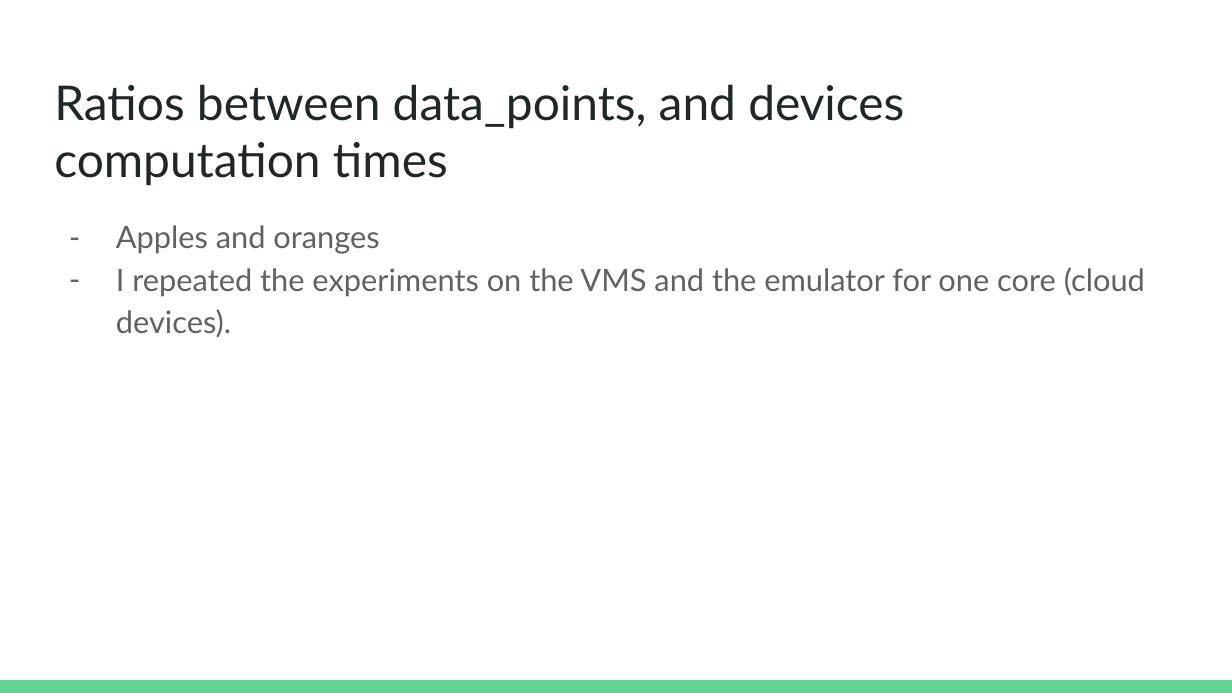
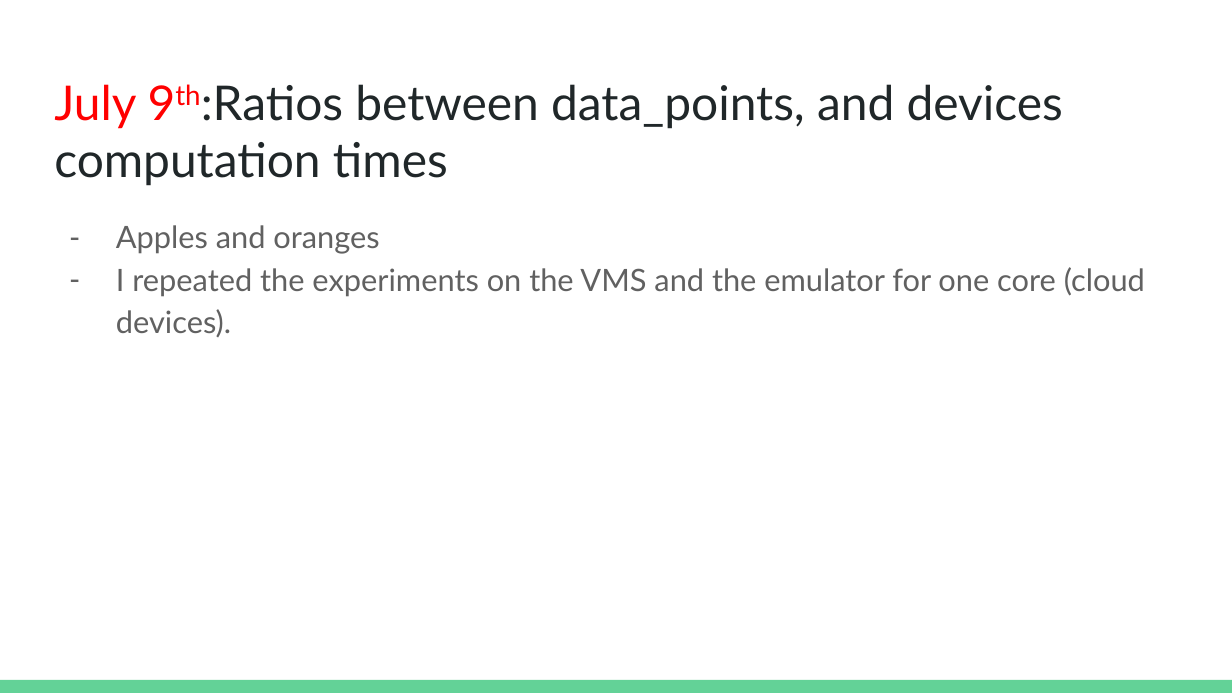
Before and after one commit to radical-group/kartik, a slide deck: slide 36 of WeeklyUpdates/Emulator_performance_metrics.pptx. Drawn at 1232x693 pixels with LibreOffice and Linux fonts; fonts in the diff are those of the drawing. Boxes give left, top, right and bottom in pixels: in the first picture for what was removed or moved away, otherwise in the second. Text is boxed around its words. In the diff, an @@ line names an element or a change of style, - is before the commit and + after.

```diff
--- a/WeeklyUpdates/Emulator_performance_metrics.pptx
+++ b/WeeklyUpdates/Emulator_performance_metrics.pptx
@@ title at (x1=54, y1=84, x2=1063, y2=186): text changed @@
-Ratios between data_points, and devices computation times
+July 9th:Ratios between data_points, and devices computation times
```
Also in this commit, not shown: 4 other slides changed, 1 other file.
